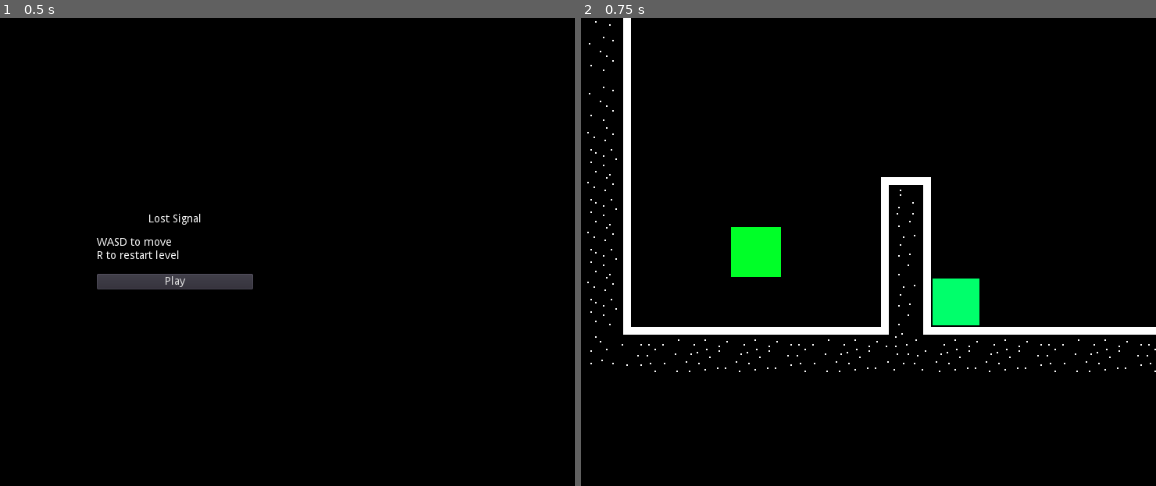
Above: before the commit, frames 1-2 (left to right).
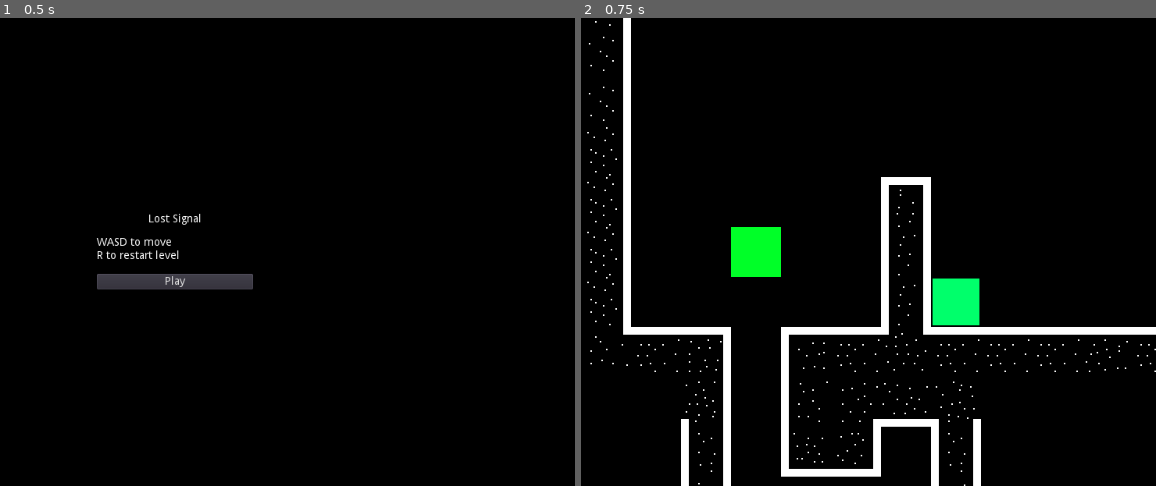
Above: after the commit, the same moments.

Repository: Red-Teapot/LostSignal
Game: Godot game, scene res://Scenes/MainMenu.tscn
Same seed, same stepped clock (60 frames per second), same inputs: the game is played once before the commit and once after it.
Inputs:
- Up to frame 1 (0.5 s): no input
- Up to frame 2 (0.75 s): click "Play" at 0.5 s

Frame 1 is identical in both runs. In frame 2, 2.6% of the frame differs, in the area x 17-79%, y 66-100%.

Commit message:
Implement stuck player detection

Diff:
--- a/Scenes/TestLevel.tscn
+++ b/Scenes/TestLevel.tscn
@@ -531,7 +531,7 @@
 tile_set = SubResource( 50 )
 cell_size = Vector2( 32, 32 )
 format = 1
-tile_data = PoolIntArray( -262146, 1, 0, -262145, 1, 0, -327 …(994 unchanged characters)… , 131075, 262144, 0, 131076, 262145, 0, 1, 262146, 0, 1, 262147, 0, 131076, 262148, 0, 1, 262149, 0, 327680, 262150, 0, 1, 262151, 0, 1, 262152, 0, 131076, 262153, 0, 1, 262154, 0, 131076, 262155, 0, 1, 262156, 0, 131077, 262157, 1, 0, 393214, 1, 0, 393215, 1, 0, 327680, 1, 0, 327681, 1, 0, 327682, 1, 0, 327683, 1, 0, 327684, 1, 0, 327685, 1, 0, 327686, 1, 0, 327687, 1, 0, 327688, 1, 0, 327689, 1, 0, 327690, 1, 0, 327691, 1, 0, 327692, 1, 0, 327693, 1, 0 )
+tile_data = PoolIntArray( -262146, 1, 0, -262145, 1, 0, -327 …(994 unchanged characters)… , 131075, 262144, 0, 131076, 262145, 0, 2, 262147, 0, 0, 262148, 0, 131076, 262149, 0, 327680, 262150, 0, 131076, 262151, 0, 131076, 262152, 0, 131076, 262153, 0, 1, 262154, 0, 131076, 262155, 0, 1, 262156, 0, 131077, 262157, 1, 0, 393214, 1, 0, 393215, 1, 0, 327680, 1, 0, 327681, 0, 327685, 327683, 0, 65536, 327684, 0, 3, 327685, 0, 4, 327686, 0, 196608, 327687, 1, 0, 327688, 1, 0, 327689, 1, 0, 327690, 1, 0, 327691, 1, 0, 327692, 1, 0, 327693, 1, 0, 393217, 0, 327681, 393219, 0, 131072, 393220, 0, 131074, 393222, 0, 327681, 458753, 0, 327681, 458758, 0, 327683, 524289, 0, 262148, 524290, 0, 262146, 524291, 0, 262146, 524292, 0, 262146, 524293, 0, 262146, 524294, 0, 262149 )
 
 [node name="Interactive" type="TileMap" parent="."]
 scale = Vector2( 2, 2 )
@@ -554,3 +554,16 @@
 [node name="Camera2D" type="Camera2D" parent="Character"]
 current = true
 smoothing_enabled = true
+
+[node name="CanvasLayer" type="CanvasLayer" parent="."]
+
+[node name="StuckHint" type="Label" parent="CanvasLayer"]
+visible = false
+margin_left = 26.1818
+margin_top = 31.0359
+margin_right = 164.182
+margin_bottom = 45.0359
+text = "Stuck? Hit R to restart"
+__meta__ = {
+"_edit_use_anchors_": false
+}
--- a/Scripts/Character.gd
+++ b/Scripts/Character.gd
@@ -15,11 +15,18 @@
 
 var moveState = {}
 
-var inputMap = {
+const inputMap = {
 	KEY_W: U,
 	KEY_A: L,
 	KEY_S: D,
 	KEY_D: R,
+}
+
+const tileOffsetToDirMap = {
+	Vector2(0, -1): U,
+	Vector2(-1, 0): L,
+	Vector2(0, 1): D,
+	Vector2(1, 0): R,
 }
 
 var spawn: Vector2 = Vector2.ZERO
@@ -78,8 +85,24 @@
 	# Both axes clear, go straignt
 	moveToTargetSimple(tileOffset)
 
-func checkIfStuck():
-	pass
+func checkIfStuck(tileOffset: Vector2):
+	var hOffset = tileOffset
+	hOffset.y = 0
+	var vOffset = tileOffset
+	vOffset.x = 0
+
+	var collidesH = not isTileFree(tilePos + hOffset)
+	var collidesV = not isTileFree(tilePos + vOffset)
+
+	var stuckH = moveState[R] and moveState[L] \
+		or collidesH and (moveState[tileOffsetToDirMap[hOffset]] \
+			or moveState[tileOffsetToDirMap[-hOffset]])
+	var stuckV = moveState[U] and moveState[D] \
+		or collidesV and (moveState[tileOffsetToDirMap[vOffset]] \
+			or moveState[tileOffsetToDirMap[-vOffset]])
+
+	if stuckH and stuckV:
+		get_parent().find_node("StuckHint").visible = true
 
 func updateTarget():
 	var tileOffset = Vector2.ZERO
@@ -97,7 +120,7 @@
 	else:
 		moveToTargetSimple(tileOffset)
 
-	checkIfStuck()
+	checkIfStuck(tileOffset)
 
 func _input(event):
 	if event is InputEventKey:
